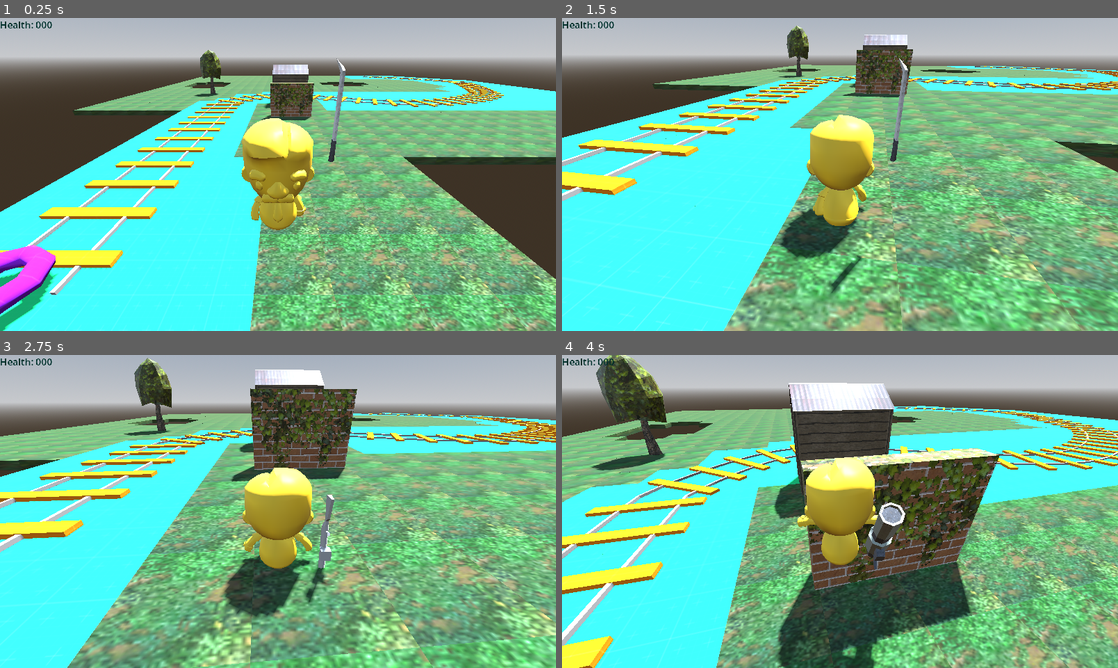
Above: before the commit, frames 1-4 (two rows, left to right).
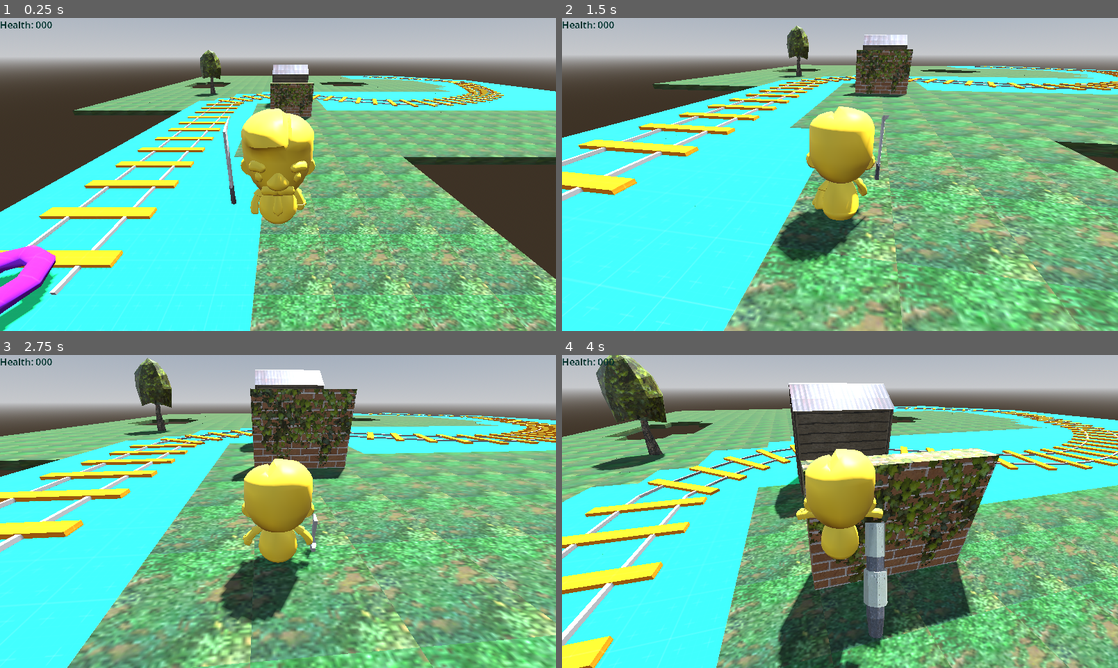
Above: after the commit, the same moments.

Repository: steelx/3d-train-fps
Game: Godot game, scene res://scenes/Level_1.tscn
Same seed, same stepped clock (60 frames per second), same inputs: the game is played once before the commit and once after it.
Inputs (mouse positions are in pixels of both pictures, inside the frame that each line leads up to):
- Up to frame 1 (0.25 s): no input
- Up to frame 2 (1.5 s): tap Enter at 0.5 s; move the mouse to (867, 174) at 0.52 s; hold W (move_forward) from 0.53 s (still down); tap 0 at 0.6 s; tap Space (jump) at 0.77 s; move the mouse to (812, 174) at 1.27 s; tap 1 at 1.35 s
- Up to frame 3 (2.75 s): keep holding W (move_forward); tap Space (jump) at 1.52 s; move the mouse to (289, 505) at 2.02 s; tap 2 at 2.1 s
- Up to frame 4 (4 s): keep holding W (move_forward); move the mouse to (834, 517) at 2.77 s; tap 3 at 2.85 s; tap Space (jump) at 3.02, 3.77 s; move the mouse to (878, 514) at 3.52 s; tap 4 at 3.6 s

The runs differ from the first frame. In frame 1, 3.1% of the frame differs, in the area x 40-79%, y 12-68%; in frame 2, 2.9%; in frame 3, 3.2%; in frame 4, 4.0%, in the area x 39-62%, y 30-100%.

Commit message:
feat: weapon in hand WIP

Diff:
--- a/project.godot
+++ b/project.godot
@@ -47,6 +47,16 @@
 "events": [Object(InputEventKey,"resource_local_to_scene":false,"resource_name":"","device":-1,"window_id":0,"alt_pressed":false,"shift_pressed":false,"ctrl_pressed":false,"meta_pressed":false,"pressed":false,"keycode":0,"physical_keycode":32,"key_label":0,"unicode":32,"echo":false,"script":null)
 ]
 }
+fire={
+"deadzone": 0.5,
+"events": [Object(InputEventMouseButton,"resource_local_to_scene":false,"resource_name":"","device":-1,"window_id":0,"alt_pressed":false,"shift_pressed":false,"ctrl_pressed":false,"meta_pressed":false,"button_mask":1,"position":Vector2(74, 25),"global_position":Vector2(79, 77),"factor":1.0,"button_index":1,"canceled":false,"pressed":true,"double_click":false,"script":null)
+]
+}
+reload={
+"deadzone": 0.5,
+"events": [Object(InputEventMouseButton,"resource_local_to_scene":false,"resource_name":"","device":-1,"window_id":0,"alt_pressed":false,"shift_pressed":false,"ctrl_pressed":false,"meta_pressed":false,"button_mask":2,"position":Vector2(76, 11),"global_position":Vector2(81, 63),"factor":1.0,"button_index":2,"canceled":false,"pressed":true,"double_click":false,"script":null)
+]
+}
 
 [rendering]
 
--- a/scenes/components/WeaponManager.gd
+++ b/scenes/components/WeaponManager.gd
@@ -1,5 +1,7 @@
-extends Node
+extends Node3D
 class_name WeaponManager
+
+signal e_machete_body_entered(body: Node3D)
 
 enum WeaponSlots { MACHETE, MACHINE_GUN, SHOTGUN, ROCKET_LAUNCHER }
 var slots_available := {
@@ -57,3 +59,22 @@
 			weapon.set_inactive()
 		else:
 			weapon.hide()
+
+
+func get_direction() -> Vector3:
+	# returns direction from camera
+	var viewport := get_viewport()
+	var camera := viewport.get_camera_3d()
+	var center: Vector2 = viewport.size / 2
+	var from: Vector3 = camera.project_ray_origin(center)
+	var to: Vector3 = from + camera.project_ray_normal(center) * 1000
+	var query := PhysicsRayQueryParameters3D.create(from, to)
+	var collision = get_world_3d().direct_space_state.intersect_ray(query)
+	if collision:
+		return global_position.direction_to(collision.position)
+	else:
+		return global_position.direction_to(to)
+
+
+func _on_machete_body_entered(body: Node3D) -> void:
+	e_machete_body_entered.emit(body)
--- a/scenes/components/WeaponManager.tscn
+++ b/scenes/components/WeaponManager.tscn
@@ -6,6 +6,64 @@
 [ext_resource type="PackedScene" uid="uid://c717epq3iwgb4" path="res://resources/weapons/shotgun.glb" id="4_cufb5"]
 [ext_resource type="PackedScene" uid="uid://bg2tkmjk016dq" path="res://resources/weapons/rocketlauncher.glb" id="5_dukq6"]
 
+[sub_resource type="BoxShape3D" id="BoxShape3D_e4smr"]
+size = Vector3(0.125, 2, 0.375)
+
+[sub_resource type="Animation" id="Animation_lpjc4"]
+length = 0.001
+tracks/0/type = "value"
+tracks/0/imported = false
+tracks/0/enabled = true
+tracks/0/path = NodePath("Model:position")
+tracks/0/interp = 1
+tracks/0/loop_wrap = true
+tracks/0/keys = {
+"times": PackedFloat32Array(0),
+"transitions": PackedFloat32Array(1),
+"update": 0,
+"values": [Vector3(0, 0, 0)]
+}
+tracks/1/type = "value"
+tracks/1/imported = false
+tracks/1/enabled = true
+tracks/1/path = NodePath("Model:rotation")
+tracks/1/interp = 1
+tracks/1/loop_wrap = true
+tracks/1/keys = {
+"times": PackedFloat32Array(0),
+"transitions": PackedFloat32Array(1),
+"update": 0,
+"values": [Vector3(0, 0, 0)]
+}
+
+[sub_resource type="Animation" id="Animation_8qqab"]
+resource_name = "attack"
+length = 0.5
+tracks/0/type = "value"
+tracks/0/imported = false
+tracks/0/enabled = true
+tracks/0/path = NodePath("Model:position")
+tracks/0/interp = 1
+tracks/0/loop_wrap = true
+tracks/0/keys = {
+"times": PackedFloat32Array(0, 0.3, 0.5),
+"transitions": PackedFloat32Array(1, 1, 1),
+"update": 0,
+"values": [Vector3(0, 0, 0), Vector3(0, -0.0556296, -0.230466), Vector3(0, 0, 0)]
+}
+tracks/1/type = "value"
+tracks/1/imported = false
+tracks/1/enabled = true
+tracks/1/path = NodePath("Model:rotation")
+tracks/1/interp = 1
+tracks/1/loop_wrap = true
+tracks/1/keys = {
+"times": PackedFloat32Array(0, 0.3, 0.5),
+"transitions": PackedFloat32Array(1, 1, 1),
+"update": 0,
+"values": [Vector3(0, 0, 0), Vector3(-1.22124, 1.74799, -1.73748), Vector3(0, 0, 0)]
+}
+
 [sub_resource type="Animation" id="Animation_u0t5k"]
 resource_name = "idle"
 loop_mode = 1
@@ -32,61 +90,6 @@
 "transitions": PackedFloat32Array(1, 1, 1),
 "update": 0,
 "values": [Vector3(0, 0, 0), Vector3(-0.0387812, 0, 0), Vector3(0, 0, 0)]
-}
-
-[sub_resource type="Animation" id="Animation_lpjc4"]
-length = 0.001
-tracks/0/type = "value"
-tracks/0/imported = false
-tracks/0/enabled = true
-tracks/0/path = NodePath("Model:position")
-tracks/0/interp = 1
-tracks/0/loop_wrap = true
-tracks/0/keys = {
-"times": PackedFloat32Array(0),
-"transitions": PackedFloat32Array(1),
-"update": 0,
-"values": [Vector3(0, 0, 0)]
-}
-tracks/1/type = "value"
-tracks/1/imported = false
-tracks/1/enabled = true
-tracks/1/path = NodePath("Model:rotation")
-tracks/1/interp = 1
-tracks/1/loop_wrap = true
-tracks/1/keys = {
-"times": PackedFloat32Array(0),
-"transitions": PackedFloat32Array(1),
-"update": 0,
-"values": [Vector3(0, 0, 0)]
-}
-
-[sub_resource type="Animation" id="Animation_8qqab"]
-resource_name = "attack"
-length = 0.5
-tracks/0/type = "value"
-tracks/0/imported = false
-tracks/0/enabled = true
-tracks/0/path = NodePath("Model:position")
-tracks/0/interp = 1
-tracks/0/loop_wrap = true
-tracks/0/keys = {
-"times": PackedFloat32Array(0, 0.3, 0.5),
-"transitions": PackedFloat32Array(1, 1, 1),
-"update": 0,
-"values": [Vector3(0, 0, 0), Vector3(0, -0.0556296, -0.230466), Vector3(0, 0, 0)]
-}
-tracks/1/type = "value"
-tracks/1/imported = false
-tracks/1/enabled = true
-tracks/1/path = NodePath("Model:rotation")
-tracks/1/interp = 1
-tracks/1/loop_wrap = true
-tracks/1/keys = {
-"times": PackedFloat32Array(0, 0.3, 0.5),
-"transitions": PackedFloat32Array(1, 1, 1),
-"update": 0,
-"values": [Vector3(0, 0, 0), Vector3(-1.22124, 1.74799, -1.73748), Vector3(0, 0, 0)]
 }
 
 [sub_resource type="AnimationLibrary" id="AnimationLibrary_bofu2"]
@@ -96,6 +99,61 @@
 "idle": SubResource("Animation_u0t5k")
 }
 
+[sub_resource type="Animation" id="Animation_v4u05"]
+length = 0.001
+tracks/0/type = "value"
+tracks/0/imported = false
+tracks/0/enabled = true
+tracks/0/path = NodePath("Model:position")
+tracks/0/interp = 1
+tracks/0/loop_wrap = true
+tracks/0/keys = {
+"times": PackedFloat32Array(0),
+"transitions": PackedFloat32Array(1),
+"update": 0,
+"values": [Vector3(0, 0, 0)]
+}
+tracks/1/type = "value"
+tracks/1/imported = false
+tracks/1/enabled = true
+tracks/1/path = NodePath("Model:rotation")
+tracks/1/interp = 1
+tracks/1/loop_wrap = true
+tracks/1/keys = {
+"times": PackedFloat32Array(0),
+"transitions": PackedFloat32Array(1),
+"update": 0,
+"values": [Vector3(0, 0, 0)]
+}
+
+[sub_resource type="Animation" id="Animation_gtwtg"]
+resource_name = "attack"
+loop_mode = 1
+tracks/0/type = "value"
+tracks/0/imported = false
+tracks/0/enabled = true
+tracks/0/path = NodePath("Model:position")
+tracks/0/interp = 1
+tracks/0/loop_wrap = true
+tracks/0/keys = {
+"times": PackedFloat32Array(0, 0.3, 0.4, 0.8, 1),
+"transitions": PackedFloat32Array(1, 1, 1, 1, 1),
+"update": 0,
+"values": [Vector3(0, 0, 0), Vector3(0, -0.00794709, -0.0397353), Vector3(0, 0, 0), Vector3(0, -0.00794709, -0.0397353), Vector3(0, 0, 0)]
+}
+tracks/1/type = "value"
+tracks/1/imported = false
+tracks/1/enabled = true
+tracks/1/path = NodePath("Model:rotation")
+tracks/1/interp = 1
+tracks/1/loop_wrap = true
+tracks/1/keys = {
+"times": PackedFloat32Array(0, 0.3, 0.4, 0.8, 1),
+"transitions": PackedFloat32Array(1, 1, 1, 1, 1),
+"update": 0,
+"values": [Vector3(0, 0, 0), Vector3(0.0173835, 0, 0), Vector3(0, 0, 0), Vector3(0.0173835, 0, 0), Vector3(0, 0, 0)]
+}
+
 [sub_resource type="Animation" id="Animation_71sd2"]
 resource_name = "idle"
 length = 0.5
@@ -122,61 +180,6 @@
 "transitions": PackedFloat32Array(1, 1),
 "update": 0,
 "values": [Vector3(-1.71702, 0, 0), Vector3(-1.71702, 0, 0)]
-}
-
-[sub_resource type="Animation" id="Animation_v4u05"]
-length = 0.001
-tracks/0/type = "value"
-tracks/0/imported = false
-tracks/0/enabled = true
-tracks/0/path = NodePath("Model:position")
-tracks/0/interp = 1
-tracks/0/loop_wrap = true
-tracks/0/keys = {
-"times": PackedFloat32Array(0),
-"transitions": PackedFloat32Array(1),
-"update": 0,
-"values": [Vector3(0, 0, 0)]
-}
-tracks/1/type = "value"
-tracks/1/imported = false
-tracks/1/enabled = true
-tracks/1/path = NodePath("Model:rotation")
-tracks/1/interp = 1
-tracks/1/loop_wrap = true
-tracks/1/keys = {
-"times": PackedFloat32Array(0),
-"transitions": PackedFloat32Array(1),
-"update": 0,
-"values": [Vector3(0, 0, 0)]
-}
-
-[sub_resource type="Animation" id="Animation_gtwtg"]
-resource_name = "attack"
-loop_mode = 1
-tracks/0/type = "value"
-tracks/0/imported = false
-tracks/0/enabled = true
-tracks/0/path = NodePath("Model:position")
-tracks/0/interp = 1
-tracks/0/loop_wrap = true
-tracks/0/keys = {
-"times": PackedFloat32Array(0, 0.3, 0.4, 0.8, 1),
-"transitions": PackedFloat32Array(1, 1, 1, 1, 1),
-"update": 0,
-"values": [Vector3(0, 0, 0), Vector3(0, -0.00794709, -0.0397353), Vector3(0, 0, 0), Vector3(0, -0.00794709, -0.0397353), Vector3(0, 0, 0)]
-}
-tracks/1/type = "value"
-tracks/1/imported = false
-tracks/1/enabled = true
-tracks/1/path = NodePath("Model:rotation")
-tracks/1/interp = 1
-tracks/1/loop_wrap = true
-tracks/1/keys = {
-"times": PackedFloat32Array(0, 0.3, 0.4, 0.8, 1),
-"transitions": PackedFloat32Array(1, 1, 1, 1, 1),
-"update": 0,
-"values": [Vector3(0, 0, 0), Vector3(0.0173835, 0, 0), Vector3(0, 0, 0), Vector3(0.0173835, 0, 0), Vector3(0, 0, 0)]
 }
 
 [sub_resource type="AnimationLibrary" id="AnimationLibrary_s85jj"]
@@ -186,6 +189,61 @@
 "idle": SubResource("Animation_71sd2")
 }
 
+[sub_resource type="Animation" id="Animation_gwd4n"]
+length = 0.001
+tracks/0/type = "value"
+tracks/0/imported = false
+tracks/0/enabled = true
+tracks/0/path = NodePath("Model:position")
+tracks/0/interp = 1
+tracks/0/loop_wrap = true
+tracks/0/keys = {
+"times": PackedFloat32Array(0),
+"transitions": PackedFloat32Array(1),
+"update": 0,
+"values": [Vector3(0, 0, 0)]
+}
+tracks/1/type = "value"
+tracks/1/imported = false
+tracks/1/enabled = true
+tracks/1/path = NodePath("Model:rotation")
+tracks/1/interp = 1
+tracks/1/loop_wrap = true
+tracks/1/keys = {
+"times": PackedFloat32Array(0),
+"transitions": PackedFloat32Array(1),
+"update": 0,
+"values": [Vector3(0, 0, 0)]
+}
+
+[sub_resource type="Animation" id="Animation_npl2y"]
+resource_name = "attack"
+length = 0.4
+tracks/0/type = "value"
+tracks/0/imported = false
+tracks/0/enabled = true
+tracks/0/path = NodePath("Model:position")
+tracks/0/interp = 1
+tracks/0/loop_wrap = true
+tracks/0/keys = {
+"times": PackedFloat32Array(0, 0.1, 0.3, 0.4),
+"transitions": PackedFloat32Array(1, 1, 1, 1),
+"update": 0,
+"values": [Vector3(0, 0, 0), Vector3(0, -0.0635767, 0.0874181), Vector3(0, -0.0635767, 0.0715237), Vector3(0, 0, 0)]
+}
+tracks/1/type = "value"
+tracks/1/imported = false
+tracks/1/enabled = true
+tracks/1/path = NodePath("Model:rotation")
+tracks/1/interp = 1
+tracks/1/loop_wrap = true
+tracks/1/keys = {
+"times": PackedFloat32Array(0, 0.1, 0.3, 0.4),
+"transitions": PackedFloat32Array(1, 1, 1, 1),
+"update": 0,
+"values": [Vector3(0, 0, 0), Vector3(0.0298975, 0, 0), Vector3(-0.00466003, 0, 0), Vector3(0, 0, 0)]
+}
+
 [sub_resource type="Animation" id="Animation_4lig5"]
 resource_name = "idle"
 loop_mode = 1
@@ -212,61 +270,6 @@
 "transitions": PackedFloat32Array(1, 1),
 "update": 0,
 "values": [Vector3(-1.19337, 0, 0), Vector3(-1.19337, 0, 0)]
-}
-
-[sub_resource type="Animation" id="Animation_gwd4n"]
-length = 0.001
-tracks/0/type = "value"
-tracks/0/imported = false
-tracks/0/enabled = true
-tracks/0/path = NodePath("Model:position")
-tracks/0/interp = 1
-tracks/0/loop_wrap = true
-tracks/0/keys = {
-"times": PackedFloat32Array(0),
-"transitions": PackedFloat32Array(1),
-"update": 0,
-"values": [Vector3(0, 0, 0)]
-}
-tracks/1/type = "value"
-tracks/1/imported = false
-tracks/1/enabled = true
-tracks/1/path = NodePath("Model:rotation")
-tracks/1/interp = 1
-tracks/1/loop_wrap = true
-tracks/1/keys = {
-"times": PackedFloat32Array(0),
-"transitions": PackedFloat32Array(1),
-"update": 0,
-"values": [Vector3(0, 0, 0)]
-}
-
-[sub_resource type="Animation" id="Animation_npl2y"]
-resource_name = "attack"
-length = 0.4
-tracks/0/type = "value"
-tracks/0/imported = false
-tracks/0/enabled = true
-tracks/0/path = NodePath("Model:position")
-tracks/0/interp = 1
-tracks/0/loop_wrap = true
-tracks/0/keys = {
-"times": PackedFloat32Array(0, 0.1, 0.3, 0.4),
-"transitions": PackedFloat32Array(1, 1, 1, 1),
-"update": 0,
-"values": [Vector3(0, 0, 0), Vector3(0, -0.0635767, 0.0874181), Vector3(0, -0.0635767, 0.0715237), Vector3(0, 0, 0)]
-}
-tracks/1/type = "value"
-tracks/1/imported = false
-tracks/1/enabled = true
-tracks/1/path = NodePath("Model:rotation")
-tracks/1/interp = 1
-tracks/1/loop_wrap = true
-tracks/1/keys = {
-"times": PackedFloat32Array(0, 0.1, 0.3, 0.4),
-"transitions": PackedFloat32Array(1, 1, 1, 1),
-"update": 0,
-"values": [Vector3(0, 0, 0), Vector3(0.0298975, 0, 0), Vector3(-0.00466003, 0, 0), Vector3(0, 0, 0)]
 }
 
 [sub_resource type="AnimationLibrary" id="AnimationLibrary_gbpse"]
@@ -276,6 +279,60 @@
 "idle": SubResource("Animation_4lig5")
 }
 
+[sub_resource type="Animation" id="Animation_p31lq"]
+length = 0.001
+tracks/0/type = "value"
+tracks/0/imported = false
+tracks/0/enabled = true
+tracks/0/path = NodePath("Model:position")
+tracks/0/interp = 1
+tracks/0/loop_wrap = true
+tracks/0/keys = {
+"times": PackedFloat32Array(0),
+"transitions": PackedFloat32Array(1),
+"update": 0,
+"values": [Vector3(0, -1.48611, -0.349673)]
+}
+tracks/1/type = "value"
+tracks/1/imported = false
+tracks/1/enabled = true
+tracks/1/path = NodePath("Model:rotation")
+tracks/1/interp = 1
+tracks/1/loop_wrap = true
+tracks/1/keys = {
+"times": PackedFloat32Array(0),
+"transitions": PackedFloat32Array(1),
+"update": 0,
+"values": [Vector3(-0.982638, 0, 0)]
+}
+
+[sub_resource type="Animation" id="Animation_xvuwh"]
+resource_name = "attack"
+tracks/0/type = "value"
+tracks/0/imported = false
+tracks/0/enabled = true
+tracks/0/path = NodePath("Model:position")
+tracks/0/interp = 1
+tracks/0/loop_wrap = true
+tracks/0/keys = {
+"times": PackedFloat32Array(0, 0.3, 0.8, 1),
+"transitions": PackedFloat32Array(1, 1, 1, 1),
+"update": 0,
+"values": [Vector3(0, -1.48611, -0.349673), Vector3(0, -0.92981, -0.937757), Vector3(0, -1.29538, -0.532456), Vector3(0, -0.92981, -0.937757)]
+}
+tracks/1/type = "value"
+tracks/1/imported = false
+tracks/1/enabled = true
+tracks/1/path = NodePath("Model:rotation")
+tracks/1/interp = 1
+tracks/1/loop_wrap = true
+tracks/1/keys = {
+"times": PackedFloat32Array(0, 0.3, 0.8, 1),
+"transitions": PackedFloat32Array(1, 1, 1, 1),
+"update": 0,
+"values": [Vector3(-0.991696, 0, 0), Vector3(0.804195, 0, 0), Vector3(0.804195, 0, 0), Vector3(0.804195, 0, 0)]
+}
+
 [sub_resource type="Animation" id="Animation_nmjil"]
 resource_name = "idle"
 loop_mode = 1
@@ -302,60 +359,6 @@
 "transitions": PackedFloat32Array(1, 1, 1),
 "update": 0,
 "values": [Vector3(-0.982638, 0, 0), Vector3(-0.991696, 0, 0), Vector3(-0.982638, 0, 0)]
-}
-
-[sub_resource type="Animation" id="Animation_p31lq"]
-length = 0.001
-tracks/0/type = "value"
-tracks/0/imported = false
-tracks/0/enabled = true
-tracks/0/path = NodePath("Model:position")
-tracks/0/interp = 1
-tracks/0/loop_wrap = true
-tracks/0/keys = {
-"times": PackedFloat32Array(0),
-"transitions": PackedFloat32Array(1),
-"update": 0,
-"values": [Vector3(0, -1.48611, -0.349673)]
-}
-tracks/1/type = "value"
-tracks/1/imported = false
-tracks/1/enabled = true
-tracks/1/path = NodePath("Model:rotation")
-tracks/1/interp = 1
-tracks/1/loop_wrap = true
-tracks/1/keys = {
-"times": PackedFloat32Array(0),
-"transitions": PackedFloat32Array(1),
-"update": 0,
-"values": [Vector3(-0.982638, 0, 0)]
-}
-
-[sub_resource type="Animation" id="Animation_xvuwh"]
-resource_name = "attack"
-tracks/0/type = "value"
-tracks/0/imported = false
-tracks/0/enabled = true
-tracks/0/path = NodePath("Model:position")
-tracks/0/interp = 1
-tracks/0/loop_wrap = true
-tracks/0/keys = {
-"times": PackedFloat32Array(0, 0.3, 0.8, 1),
-"transitions": PackedFloat32Array(1, 1, 1, 1),
-"update": 0,
-"values": [Vector3(0, -1.48611, -0.349673), Vector3(0, -0.92981, -0.937757), Vector3(0, -1.29538, -0.532456), Vector3(0, -0.92981, -0.937757)]
-}
-tracks/1/type = "value"
-tracks/1/imported = false
-tracks/1/enabled = true
-tracks/1/path = NodePath("Model:rotation")
-tracks/1/interp = 1
-tracks/1/loop_wrap = true
-tracks/1/keys = {
-"times": PackedFloat32Array(0, 0.3, 0.8, 1),
-"transitions": PackedFloat32Array(1, 1, 1, 1),
-"update": 0,
-"values": [Vector3(-0.991696, 0, 0), Vector3(0.804195, 0, 0), Vector3(0.804195, 0, 0), Vector3(0.804195, 0, 0)]
 }
 
 [sub_resource type="AnimationLibrary" id="AnimationLibrary_db0hl"]
@@ -371,10 +374,15 @@
 [node name="Weapons" type="Node3D" parent="."]
 
 [node name="Machete" type="Node3D" parent="Weapons"]
-visible = false
 
 [node name="Model" parent="Weapons/Machete" instance=ExtResource("2_lfm1g")]
 transform = Transform3D(0.5, 0, 0, 0, 0.5, 0, 0, 0, 0.5, 0, 0, 0)
+
+[node name="Area3D" type="Area3D" parent="Weapons/Machete/Model"]
+
+[node name="CollisionShape3D" type="CollisionShape3D" parent="Weapons/Machete/Model/Area3D"]
+transform = Transform3D(1, 0, 0, 0, 1, 0, 0, 0, 1, 0, 1.21269, -0.0518234)
+shape = SubResource("BoxShape3D_e4smr")
 
 [node name="AnimationPlayer" type="AnimationPlayer" parent="Weapons/Machete"]
 autoplay = "idle"
@@ -417,3 +425,5 @@
 libraries = {
 "": SubResource("AnimationLibrary_db0hl")
 }
+
+[connection signal="body_entered" from="Weapons/Machete/Model/Area3D" to="." method="_on_machete_body_entered"]
--- a/scenes/player/Player.gd
+++ b/scenes/player/Player.gd
@@ -31,7 +31,7 @@
 var blend_path := "parameters/Run/blend_position"
 @onready var health_label := $CanvasLayer/Label
 
-@onready var weapon_manager: WeaponManager = $TwistPivot/PitchPivot/WeaponManager
+@onready var weapon_manager: WeaponManager = $Character/Hand/WeaponManager
 @onready var health_manager: HealthManager = $HealthManager
 var is_dead := false
 
@@ -42,6 +42,7 @@
 	health_manager.e_dead.connect(self.kill)
 	health_manager.e_critical.connect(self.at_critical)
 	health_manager.e_health_changed.connect(self.health_changed)
+	weapon_manager.e_machete_body_entered.connect(self.on_machete_body_entered)
 
 
 # Called every frame. 'delta' is the elapsed time since the previous frame.
@@ -125,3 +126,9 @@
 
 func health_changed(health: int) -> void:
 	health_label.text = "Health: " + str(health)
+
+
+func on_machete_body_entered(_body: Node) -> void:
+	# if body is Enemy:
+	# 	body.hurt(100, Vector3.ZERO)
+	print_debug("Player hit enemy")
--- a/scenes/player/Player.tscn
+++ b/scenes/player/Player.tscn
@@ -62,18 +62,21 @@
 [node name="Camera3D" type="Camera3D" parent="TwistPivot/PitchPivot"]
 transform = Transform3D(1, 0, 0, 0, 0.866025, 0.5, 0, -0.5, 0.866025, 0, 1.16722, 2.89211)
 
-[node name="WeaponManager" parent="TwistPivot/PitchPivot" instance=ExtResource("4_udfso")]
-transform = Transform3D(1, 0, 0, 0, 1, 0, 0, 0, 1, 0.75743, 0, 0.27051)
-
 [node name="Character" parent="." instance=ExtResource("2_iwhi1")]
+transform = Transform3D(1, 0, 0, 0, 1, 0, 0, 0, 1, 0, 0.137715, 0)
 
 [node name="Skeleton3D" parent="Character/KayKit Animated Character2" index="0"]
-bones/0/rotation = Quaternion(-0.016067, 0, -3.40955e-22, 0.999871)
-bones/1/rotation = Quaternion(0.0677262, 0, -9.89181e-18, 0.997704)
-bones/2/rotation = Quaternion(-0.679642, -0.198049, 0.677836, -0.198501)
+bones/0/rotation = Quaternion(-0.000735123, 0, 2.68692e-18, 1)
+bones/1/rotation = Quaternion(0.0454681, 1.4519e-26, -1.5371e-17, 0.998966)
+bones/2/rotation = Quaternion(-0.685668, -0.172914, 0.685606, -0.172929)
 bones/3/rotation = Quaternion(0.606617, -0.606617, 0.36334, 0.36334)
-bones/4/rotation = Quaternion(-0.697409, 0.30302, 0.645827, 0.0686063)
+bones/4/rotation = Quaternion(-0.70481, 0.2866, 0.646695, 0.0537512)
 bones/5/rotation = Quaternion(0.300506, -0.376591, 0.679877, 0.55285)
+
+[node name="Hand" type="Marker3D" parent="Character"]
+transform = Transform3D(1, 0, 0, 0, 1, 0, 0, 0, 1, -0.686707, 0.67133, 0.359981)
+
+[node name="WeaponManager" parent="Character/Hand" instance=ExtResource("4_udfso")]
 
 [node name="AnimationTree" type="AnimationTree" parent="."]
 tree_root = SubResource("AnimationNodeStateMachine_syggq")
Not shown: 4 places in mesh/PrototypeTiles_1.tres that only renumber resources
Not shown: 1 places in scenes/components/WeaponManager.tscn that only renumber resources
